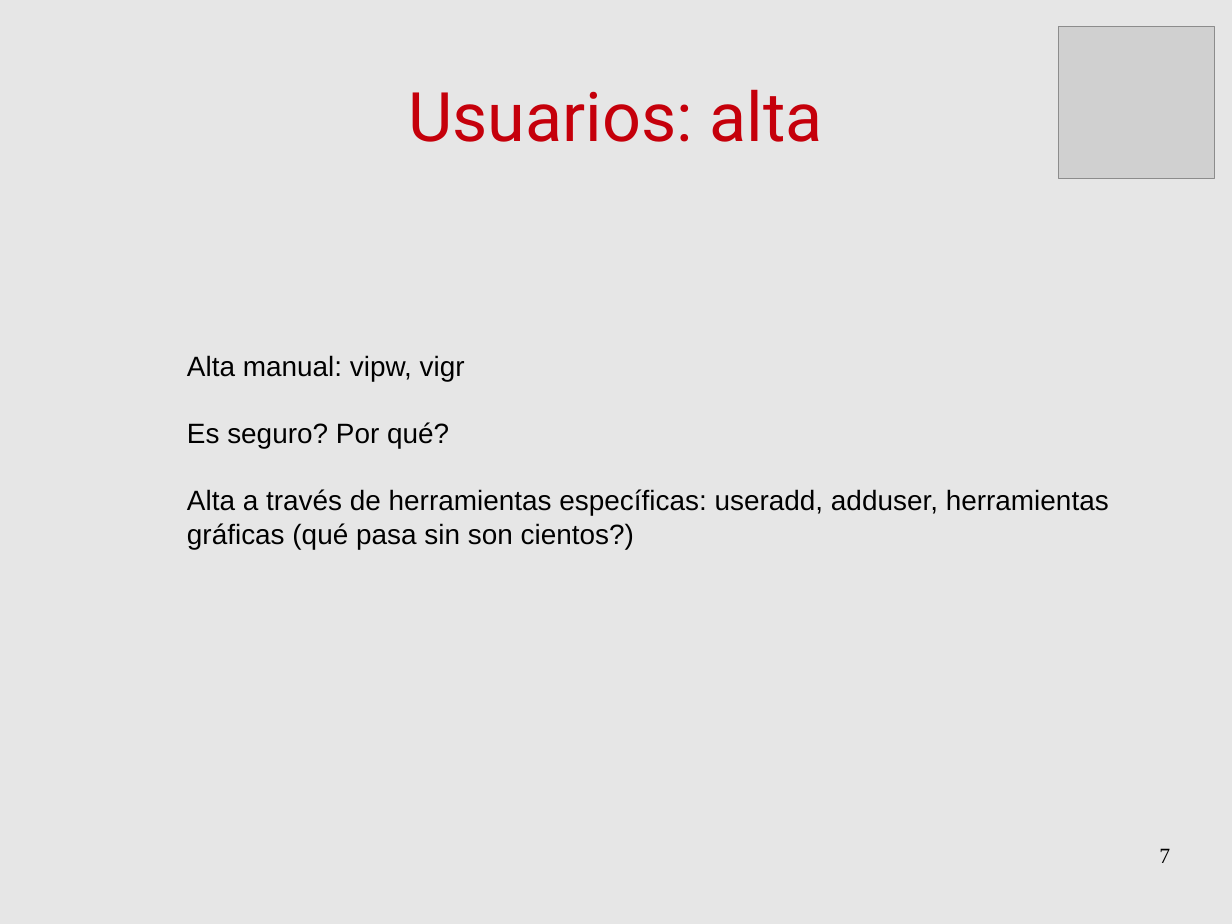
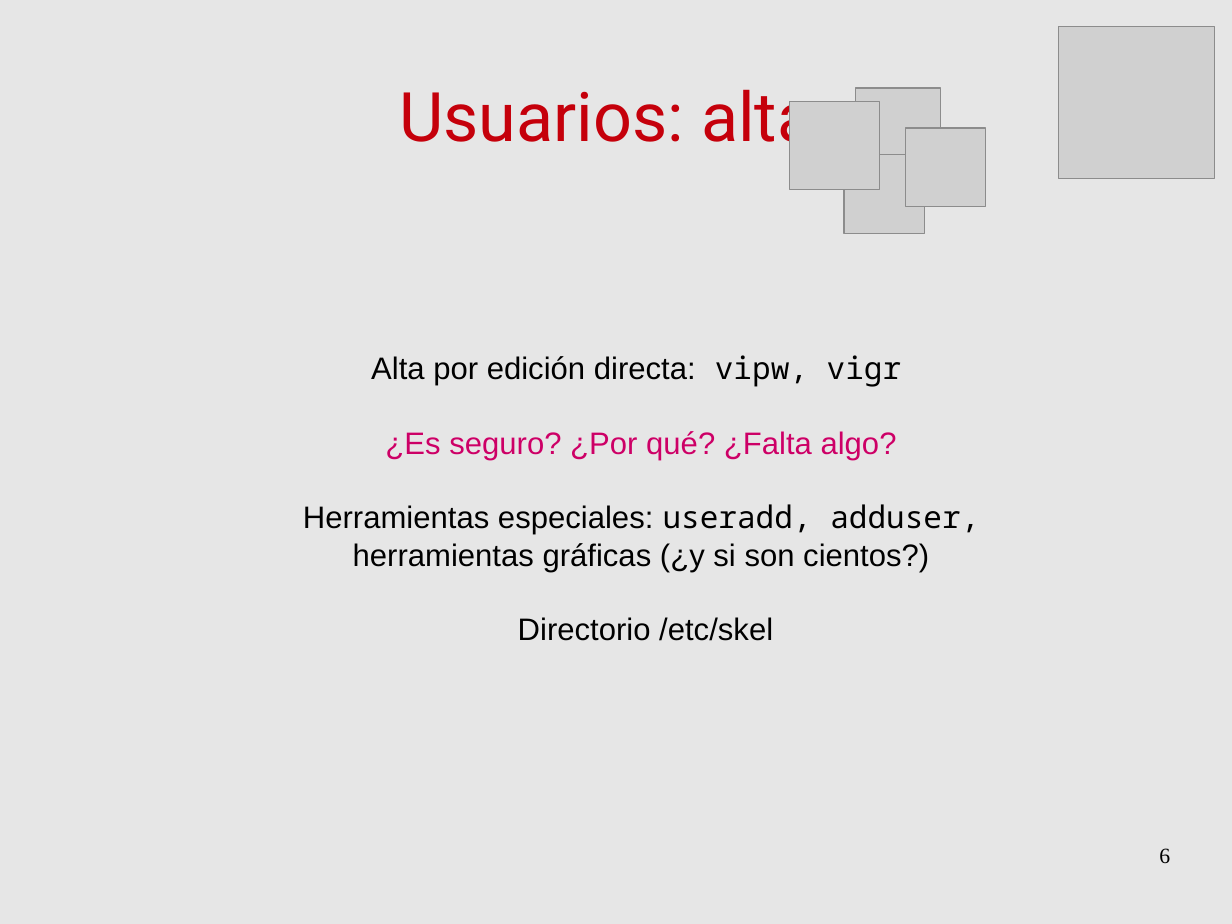
Before and after one commit to niniadcobre/iadmin, a slide deck: slide 6 of clases/IntroAdmin_clase7.odp (slide 7 before the commit). Drawn at 1232x924 pixels with LibreOffice and Linux fonts; fonts in the diff are those of the drawing; grey boxes stand for pictures. Boxes give left, top, right and bottom in pixels: in the first picture for what was removed or moved away, otherwise in the second. Text is boxed around its words. In the diff, an @@ line names an element or a change of style, - is before the commit and + after.

Commit message:
clase 7 usuarios final

```diff
--- a/clases/IntroAdmin_clase7.odp
+++ b/clases/IntroAdmin_clase7.odp
@@ title "Usuarios: alta" rewrapped from bbox=[408, 89, 823, 142] to bbox=[399, 89, 814, 157] @@
@@ group added at bbox=[790, 88, 986, 234]: 4 pictures @@
@@ text at bbox=[303, 355, 979, 641]: text changed; size 18 to 20 pt @@
-Alta manual: vipw, vigr
-Es seguro? Por qué?
-Alta a través de herramientas específicas: useradd, adduser, herramientas
-gráficas (qué pasa sin son cientos?)
+Alta por edición directa: vipw, vigr
+¿Es seguro? ¿Por qué? ¿Falta algo?
+Herramientas especiales: useradd, adduser,
+herramientas gráficas (¿y si son cientos?)
+Directorio /etc/skel
@@ page number at bbox=[1159, 848, 1170, 864]: text changed @@
-7
+6
```
Also in this commit, not shown: 6 other slides changed, 3 slides added, 1 slide removed.
